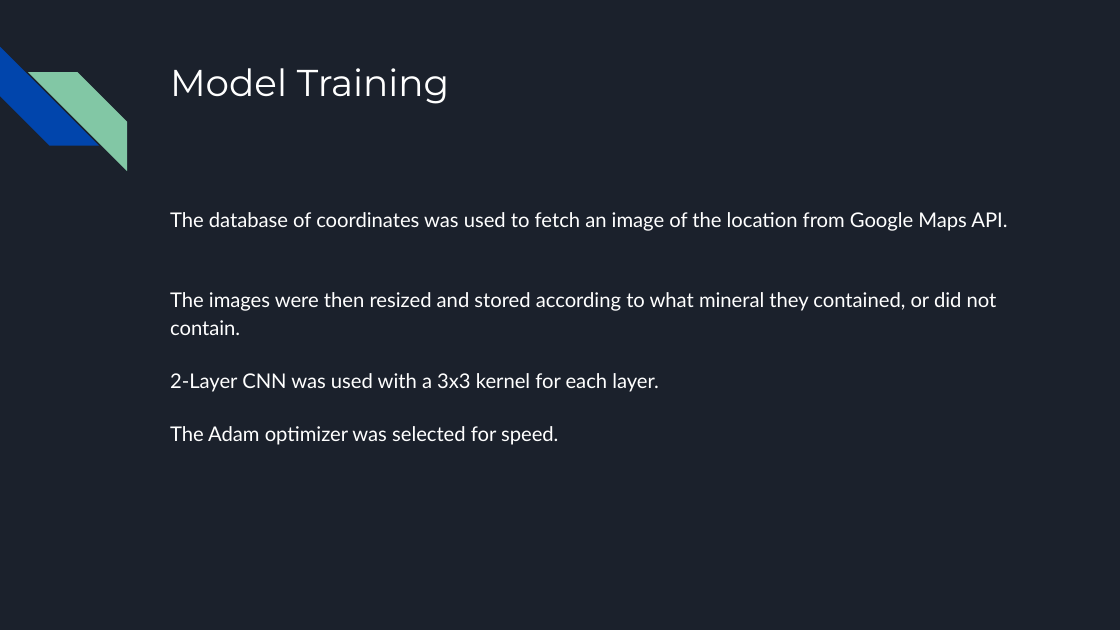
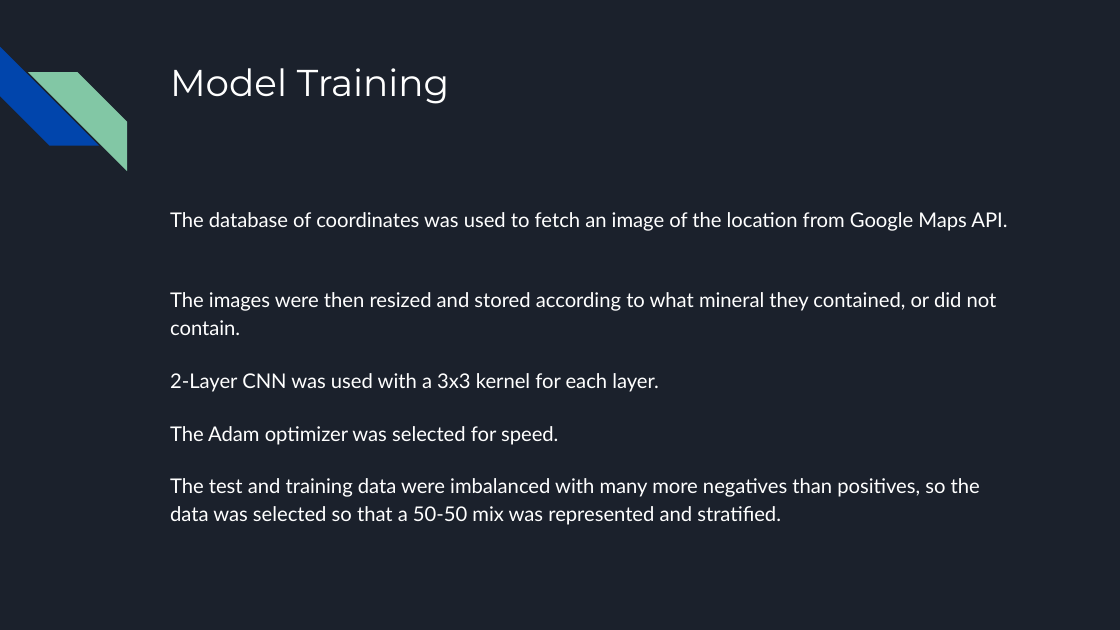
Before and after one commit to Platinum-Dragon/Ore-detector-presentation, a slide deck: slide 5 of AI Mineral Discovery.pptx. Drawn at 1120x630 pixels with LibreOffice and Linux fonts; fonts in the diff are those of the drawing. Boxes give left, top, right and bottom in pixels: in the first picture for what was removed or moved away, otherwise in the second. Text is boxed around its words. In the diff, an @@ line names an element or a change of style, - is before the commit and + after.

```diff
--- a/AI Mineral Discovery.pptx
+++ b/AI Mineral Discovery.pptx
@@ text at box(170, 478, 980, 525): paragraph added @@
+The test and training data were imbalanced with many more negatives than positives, so the data was selected so that a 50-50 mix was represented and stratified.
```
Also in this commit, not shown: 1 slide added, 2 slides removed.
